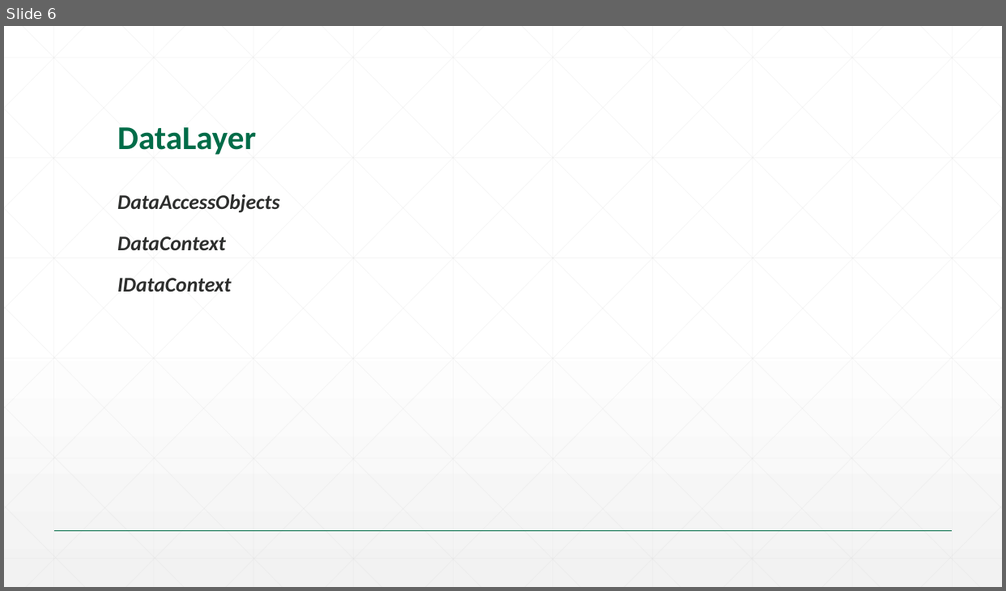
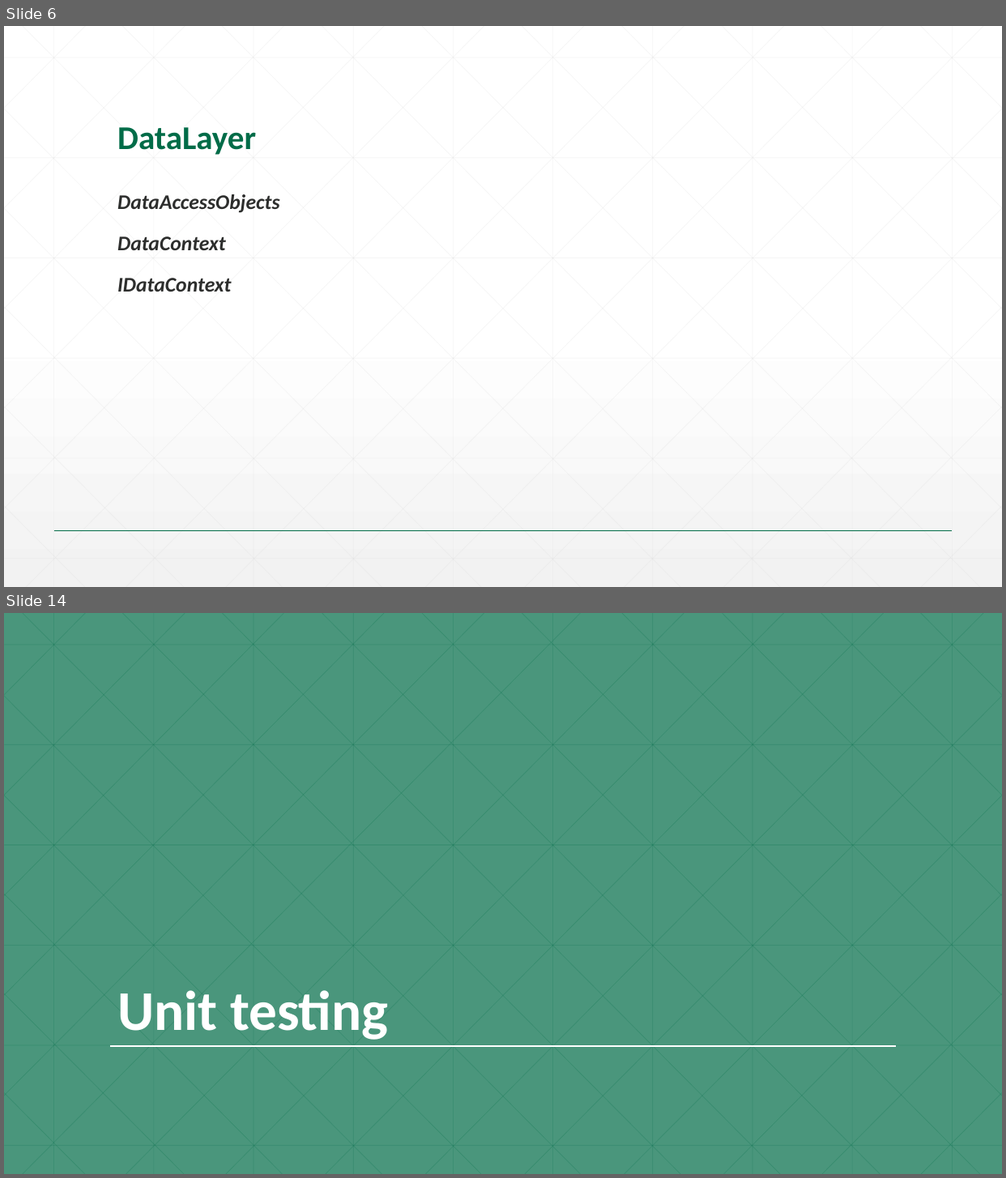
Before and after one commit to dragica/svs-talent-2015, a slide deck: 04-SPA/Slides/01.02-Seavus Talent Program_SPA.pptx. Shown one above the other, each under a label of ours: slide 6 before the commit, slides 6 and 14 after it; the slides between them are not shown. The pictures are 1006x591 and 1006x1178 pixels, drawn with LibreOffice and Linux fonts; fonts in the diff are those of the drawing; background and template pictures are left out. Boxes give left, top, right and bottom in pixels: in the first picture for what was removed or moved away, otherwise in the second. Text is boxed around its words. In the diff, an @@ line names an element or a change of style, - is before the commit and + after.

```diff
--- a/04-SPA/Slides/01.02-Seavus Talent Program_SPA.pptx
+++ b/04-SPA/Slides/01.02-Seavus Talent Program_SPA.pptx
@@ slide 14 added at bbox=[4, 613, 1002, 1174], background #4A967C @@
@@ title added at bbox=[117, 990, 388, 1040], 54 pt, text #FFFFFF, bold @@
+Unit testing
@@ line added from (110, 1046) to (897, 1046), #FFFFFF 1 pt @@
@@ group added at bbox=[4, 613, 1002, 1174]: 46 lines @@
```
Also in this commit, not shown: 1 slide changed, 15 other slides added, 3 other files.
